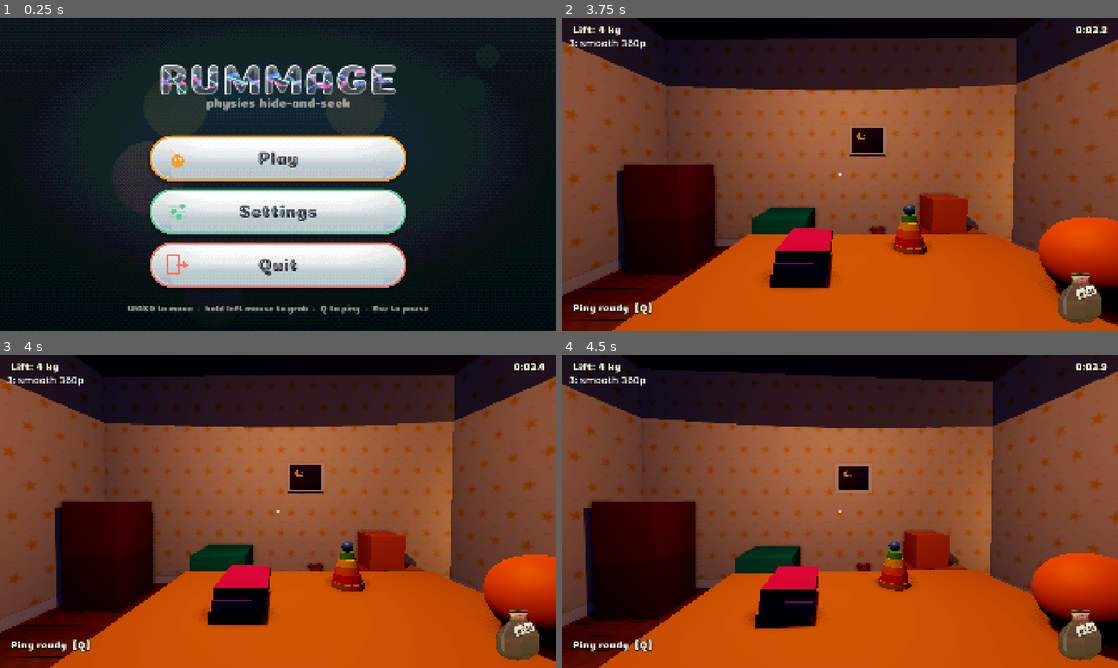
Above: before the commit, frames 1-4 (two rows, left to right).
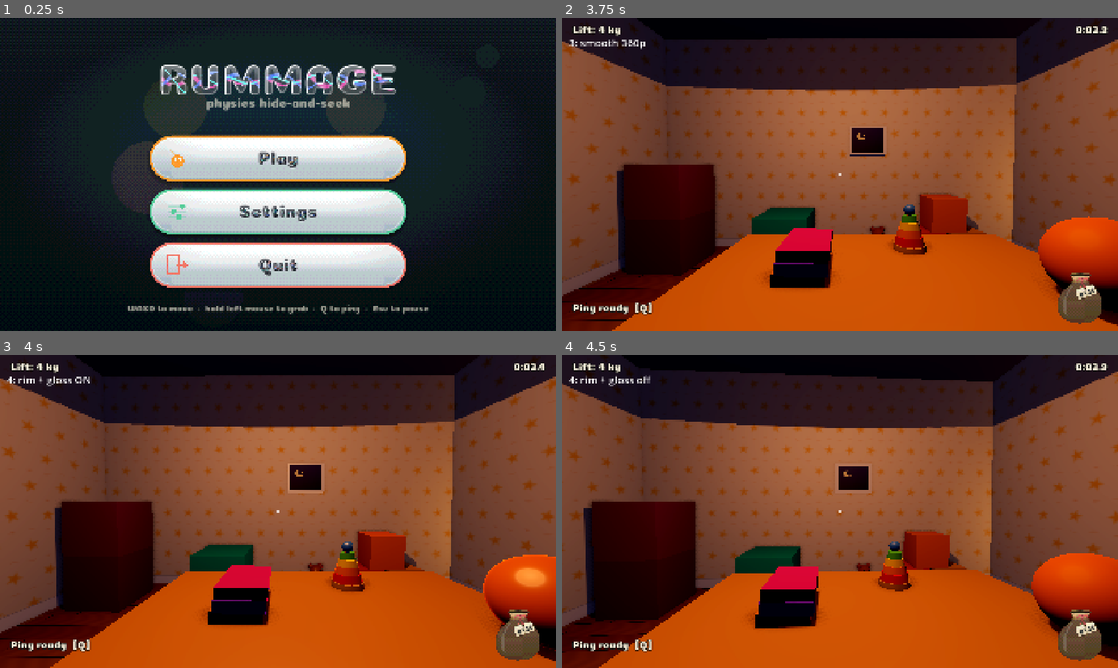
Above: after the commit, the same moments.

Repository: westo27/rummage
Game: Godot game, scene res://scenes/title.tscn
The game is run twice, just before and just after one commit, with the same random seed, the same clock (stepped at 60 frames per second) and the same inputs.
Inputs (mouse positions are in pixels of both pictures, inside the frame that each line leads up to):
- Up to frame 1 (0.25 s): no input
- Up to frame 2 (3.75 s): click (840, 158) at 0.5 s; tap Enter at 1.25 s; move the mouse to (867, 174) at 1.27 s; hold Shift (run) 1.28-2.03 s; hold W (move_forward) from 1.28 s (still down); click (867, 174) at 1.42 s; tap 1 at 1.55, 2.1 s; move the mouse to (812, 174) at 2.02 s; tap 2 at 2.3, 2.85 s; move the mouse to (851, 168) at 2.77 s; tap 3 at 3.05, 3.6 s; move the mouse to (834, 180) at 3.52 s; click (834, 180) at 3.67 s
- Up to frame 3 (4 s): keep holding W (move_forward); tap 4 at 3.8 s
- Up to frame 4 (4.5 s): keep holding W (move_forward); move the mouse to (878, 514) at 4.27 s; hold Shift (run) from 4.28 s (still down); tap 4 at 4.35 s

Frames 1-2 are identical in both runs. In frame 3, 0.8% of the frame differs, in the area x 1-100%, y 6-95%; in frame 4, 0.2%.

Commit message:
Key 4 toggles a Wii-style rim light and gloss; shoot_wii renders it off and on

Diff:
--- a/scripts/game.gd
+++ b/scripts/game.gd
@@ -16,6 +16,8 @@
 var impacts: ImpactAudio
 ## The chunky-pixel look, switched by Graphics > Pixel filter.
 var pixel_filter: PixelFilter
+## Temporary: number keys switch looks (see look_switcher.gd).
+var looks: LookSwitcher
 
 
 func _ready() -> void:
@@ -32,7 +34,8 @@
 	# Swap the mouse arrow for the menus' pointing hand. See pointer_cursor.gd.
 	add_child(PointerCursor.new())
 	# Temporary: 1/2/3 switch looks while choosing an art direction.
-	add_child(LookSwitcher.new())
+	looks = LookSwitcher.new()
+	add_child(looks)
 	impacts = ImpactAudio.new()
 	add_child(impacts)
 
--- a/scripts/look_switcher.gd
+++ b/scripts/look_switcher.gd
@@ -1,14 +1,19 @@
 class_name LookSwitcher
 extends CanvasLayer
-## Temporary art-direction tool: 1, 2, 3 switch between the looks being
+## Temporary art-direction tool: number keys switch between the looks being
 ## compared. Doesn't save to the settings file; the Graphics menu takes over
 ## again as soon as it's touched. Remove once a look is chosen.
 ##   1 = filter off (smooth, Wii-like)
 ##   2 = smooth pixels at 270p (no dither, no texel snap)
 ##   3 = smooth pixels at 360p
+##   4 = rim light and gloss on/off (on top of any of the above)
 
 var _label: Label
 var _hide_at: float = 0.0
+## Each lit material's original [roughness, specular, rim on, rim, rim tint],
+## so key 4 can put it back.
+var _originals: Dictionary = {}
+var wii_finish: bool = false
 
 
 func _init() -> void:
@@ -26,19 +31,70 @@
 	if not key.pressed or key.echo:
 		return
 	match key.keycode:
-		KEY_1: _set_look("1: filter off", false, 3)
-		KEY_2: _set_look("2: smooth 270p", true, 3)
-		KEY_3: _set_look("3: smooth 360p", true, 2)
+		KEY_1: set_look("1: filter off", false, 3)
+		KEY_2: set_look("2: smooth 270p", true, 3)
+		KEY_3: set_look("3: smooth 360p", true, 2)
+		KEY_4: set_wii_finish(not wii_finish)
 
 
-func _set_look(title: String, filter: bool, strength: int) -> void:
+func set_look(title: String, filter: bool, strength: int) -> void:
 	Game.settings.pixel_filter = filter
 	Game.settings.pixel_strength = strength
 	Game.settings.apply_pixel_filter()
 	Game.pixel_filter.set_colour_limit(false)
 	# No texel snapping on surfaces (apply_pixel_filter just turned it on).
 	RenderingServer.global_shader_parameter_set("pixel_texels", 0.0)
-	_label.text = title
+	_show(title)
+
+
+## The Wii's "toy" finish: a soft sheen round each object's edge (Godot's
+## built-in rim: brightens glancing angles on the lit side, tinted partly by
+## the surface colour) and a glossier highlight from the lamp.
+func set_wii_finish(on: bool) -> void:
+	wii_finish = on
+	var scene := get_tree().current_scene
+	if scene:
+		for node in scene.find_children("*", "MeshInstance3D", true, false):
+			for mat in _materials(node as MeshInstance3D):
+				_apply_finish(mat)
+	_show("4: rim + gloss " + ("ON" if on else "off"))
+
+
+func _materials(mesh: MeshInstance3D) -> Array[StandardMaterial3D]:
+	var out: Array[StandardMaterial3D] = []
+	var candidates: Array = [mesh.material_override]
+	if mesh.mesh:
+		for i in mesh.mesh.get_surface_count():
+			candidates.append(mesh.get_active_material(i))
+	for m: Variant in candidates:
+		var mat := m as StandardMaterial3D
+		# Skip unlit and see-through things (glows, eyes, sparkles).
+		if mat and mat.shading_mode != BaseMaterial3D.SHADING_MODE_UNSHADED \
+				and mat.transparency == BaseMaterial3D.TRANSPARENCY_DISABLED and not out.has(mat):
+			out.append(mat)
+	return out
+
+
+func _apply_finish(mat: StandardMaterial3D) -> void:
+	if not _originals.has(mat):
+		_originals[mat] = [mat.roughness, mat.metallic_specular, mat.rim_enabled, mat.rim, mat.rim_tint]
+	var o: Array = _originals[mat]
+	if wii_finish:
+		mat.roughness = minf(o[0], 0.4)
+		mat.metallic_specular = maxf(o[1], 0.6)
+		mat.rim_enabled = true
+		mat.rim = 0.7
+		mat.rim_tint = 0.4
+	else:
+		mat.roughness = o[0]
+		mat.metallic_specular = o[1]
+		mat.rim_enabled = o[2]
+		mat.rim = o[3]
+		mat.rim_tint = o[4]
+
+
+func _show(text: String) -> void:
+	_label.text = text
 	_label.visible = true
 	_hide_at = Time.get_ticks_msec() / 1000.0 + 2.0
 
--- /dev/null
+++ b/tests/shoot_wii.gd
@@ -0,0 +1,64 @@
+extends Node
+## Art-direction comparison: rim light and gloss off and on.
+## Needs a real window (no --headless). Doesn't save the settings file.
+## Run: Godot --path . --resolution 960x540 res://tests/shoot_wii.tscn
+## Writes look_<view>_<variant>.png to user://shots.
+
+const OUT: String = "user://shots"
+
+const VIEWS: Array = [
+	["bedroom", Vector3(4.2, 0.05, 1.3), Vector3(1.0, 0.7, -1.8)],
+	["playroom", Vector3(-4.3, 0.05, 0.6), Vector3(-0.5, 0.5, -1.2)],
+]
+
+# name, look (1 off / 3 smooth 360p), rim + gloss
+const VARIANTS: Array = [
+	["1_plain", 1, false],
+	["1_wii", 1, true],
+	["3_plain", 3, false],
+	["3_wii", 3, true],
+]
+
+
+func _ready() -> void:
+	_run.call_deferred()
+
+
+func _run() -> void:
+	DirAccess.make_dir_recursive_absolute(OUT)
+	var saved: Array = [Game.settings.pixel_filter, Game.settings.pixel_strength]
+	var main: Node = (load("res://scenes/main.tscn") as PackedScene).instantiate()
+	get_tree().root.add_child(main)
+	get_tree().current_scene = main
+	var player := main.get_node("Player") as CharacterBody3D
+	var head := player.get_node("Head") as Node3D
+	player.set_process_unhandled_input(false)
+	await _frames(30)
+	for view: Array in VIEWS:
+		player.global_position = view[1]
+		player.reset_physics_interpolation()
+		var dir: Vector3 = (view[2] - head.global_position).normalized()
+		player.rotation.y = atan2(-dir.x, -dir.z)
+		head.rotation.x = asin(dir.y)
+		await _frames(20)
+		for v: Array in VARIANTS:
+			if v[1] == 1:
+				Game.looks.set_look("", false, 3)
+			else:
+				Game.looks.set_look("", true, 2)
+			Game.looks.set_wii_finish(v[2])
+			await _frames(10)
+			var image: Image = get_viewport().get_texture().get_image()
+			image.save_png("%s/wii_%s_%s.png" % [OUT, view[0], v[0]])
+	Game.looks.set_wii_finish(false)
+	Game.pixel_filter.set_colour_limit(true)
+	Game.settings.pixel_filter = saved[0]
+	Game.settings.pixel_strength = saved[1]
+	Game.settings.apply_pixel_filter()
+	print("Wrote PNGs to %s" % ProjectSettings.globalize_path(OUT))
+	get_tree().quit()
+
+
+func _frames(count: int) -> void:
+	for i in count:
+		await get_tree().process_frame
--- /dev/null
+++ b/tests/shoot_wii.tscn
@@ -0,0 +1,6 @@
+[gd_scene format=3]
+
+[ext_resource type="Script" path="res://tests/shoot_wii.gd" id="1"]
+
+[node name="ShootWii" type="Node"]
+script = ExtResource("1")
Not shown, added: tests/shoot_wii.gd.uid
